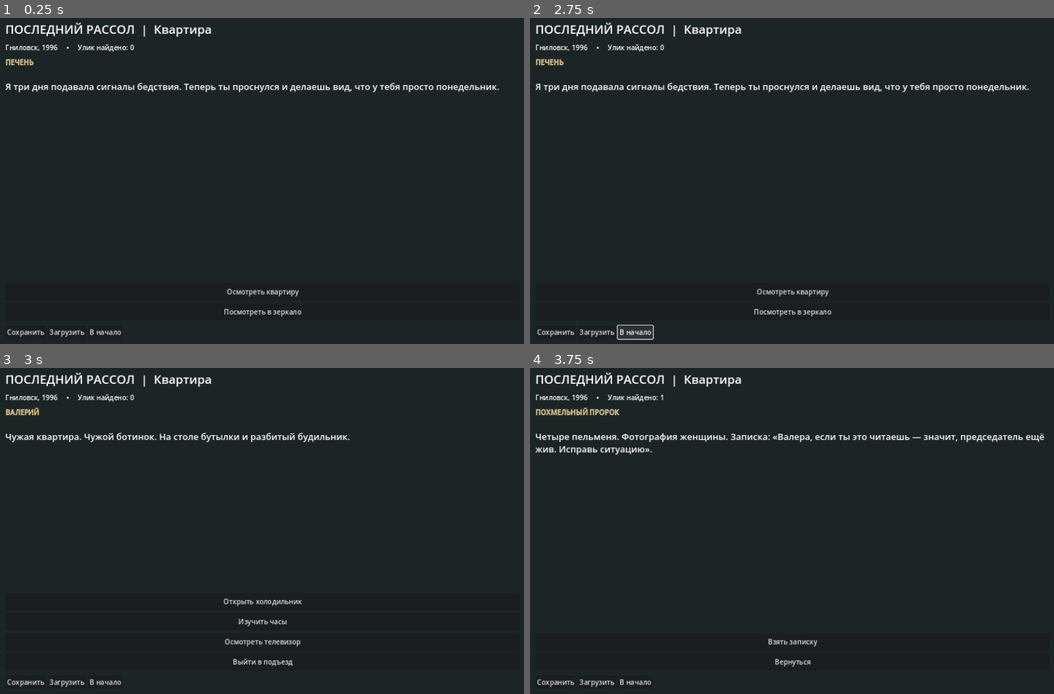
Above: before the commit, frames 1-4 (two rows, left to right).
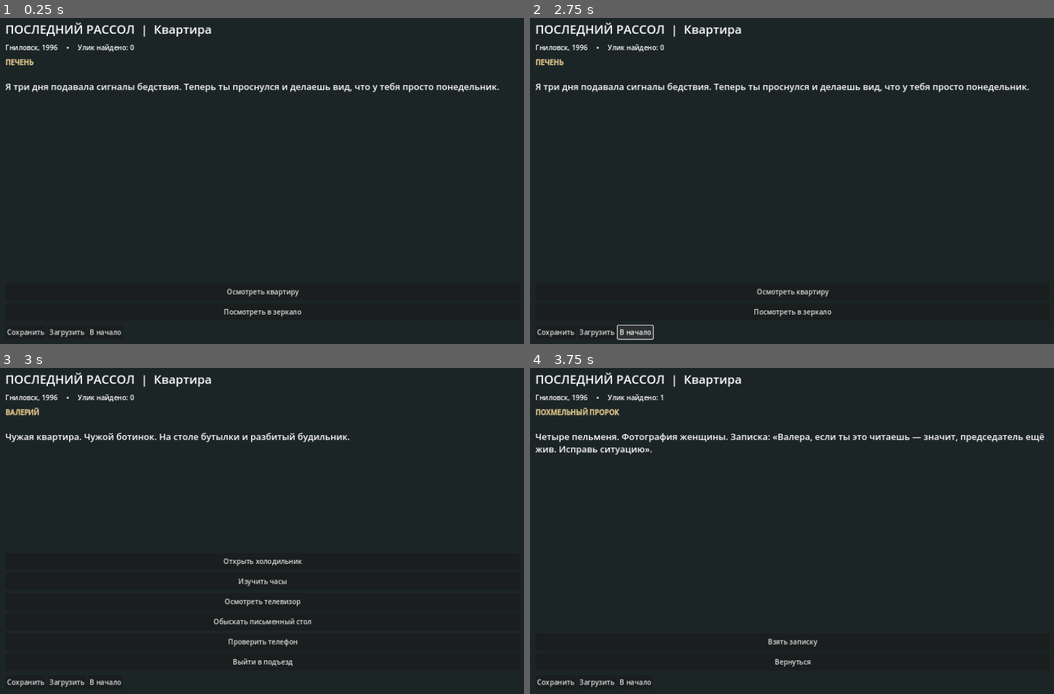
Above: after the commit, the same moments.

Repository: alexei228339/-
Game: Godot game, scene res://main.tscn
The game is run twice, just before and just after one commit, with the same random seed, the same clock (stepped at 60 frames per second) and the same inputs.
Inputs:
- Up to frame 1 (0.25 s): no input
- Up to frame 2 (2.75 s): click "Сохранить" at 0.5 s; click "Загрузить" at 1.25 s; click "В начало" at 2 s
- Up to frame 3 (3 s): click "Осмотреть квартиру" at 2.75 s
- Up to frame 4 (3.75 s): click "Открыть холодильник" at 3.5 s

Frames 1-2 are identical in both runs. In frame 3, 0.8% of the frame differs, in the area x 40-60%, y 58-86%; in frame 4, nothing differs.

Commit message:
Expand opening investigation with three outcomes and new evidence chains

Diff:
--- a/scripts/main.gd
+++ b/scripts/main.gd
@@ -12,7 +12,7 @@
 
 const DIALOGUES := {
  "intro": {"speaker":"ПЕЧЕНЬ", "text":"Я три дня подавала сигналы бедствия. Теперь ты проснулся и делаешь вид, что у тебя просто понедельник.", "options":[["Осмотреть квартиру","room"],["Посмотреть в зеркало","mirror"]]},
- "room":{"speaker":"ВАЛЕРИЙ","text":"Чужая квартира. Чужой б …(109 unchanged characters)… "watch"],["Осмотреть телевизор","tv"],["Выйти в подъезд","nyura"]]},
+ "room":{"speaker":"ВАЛЕРИЙ","text":"Чужая квартира. Чужой б …(109 unchanged characters)… "watch"],["Осмотреть телевизор","tv"],["Обыскать письменный стол","desk"],["Проверить телефон","telephone"],["Выйти в подъезд","nyura"]]},
  "mirror":{"speaker":"СТЫД","text":"Ну здравствуй, человек, которого до сих пор не объявили в розыск только из-за низкого качества фотографии.", "options":[["Вернуться","room"]]},
  "fridge":{"speaker":"ПОХМЕЛЬНЫЙ ПРОРОК","text":"Четыре пельменя. Фотография женщины. Записка: «Валера, если ты это читаешь — значит, председатель ещё жив. Исправь ситуацию».", "give":"Записка", "options":[["Взять записку","room"],["Вернуться","room"]]},
  "watch":{"speaker":"ОСТАТКИ ИНТЕЛЛИГЕНЦИИ","text":"Часы не твои. Стрелки остановились на 02:40. Вдруг этот час важнее всей остальной жизни?", "give":"Чужие часы", "options":[["Вернуться","room"]]},
@@ -20,17 +20,28 @@
  "nyura":{"speaker":"БАБА НЮРА","text":"Валерка! Ну и рожу тебе Господь сохранил. Вчера ты на похоронах был, а ночью председателя звал. Я в глазок видела!", "options":[["Кого хоронили?","funeral"],["Вы ничего не перепутали?","nyura_angry"],["Спуститься во двор","courtyard"]]},
  "funeral":{"speaker":"БАБА НЮРА","text":"Директора Сан Саныча. Только он на похоронах сам присутствовал. В тёмных очках. У нас в городе даже мёртвые без связей не проходят.", "give":"Показания Нюры", "options":[["Спуститься во двор","courtyard"],["Ещё вопросы","nyura"]]},
  "nyura_angry":{"speaker":"БАБА НЮРА","text":"Я сорок лет в этом подъезде живу! Я соседей по звуку шагов узнаю. А ты себя в зеркале — нет.", "options":[["Ладно. Во двор","courtyard"]]},
- "courtyard":{"speaker":"БЛАТНАЯ ИНТУИЦИЯ","text":"Двор пахн …(206 unchanged characters)… uard"],["Посмотреть улики","journal"],["Вернуться в подъезд","nyura"]]},
+ "courtyard":{"speaker":"БЛАТНАЯ ИНТУИЦИЯ","text":"Двор пахн …(206 unchanged characters)… uard"],["Посмотреть улики","journal"],["Составить предварительное заключение","conclusion"],["Вернуться в подъезд","nyura"]]},
  "tolik":{"speaker":"ТОЛИК «ДИПЛОМАТ»","text":"Валера, рад тебя видеть. У нас возникло дипломатическое недоразумение. Ты должен мне пять тысяч долларов.", "options":[["За что?","tolik_debt"],["У нас международные отношения?","tolik_joke"],["Пока, Толян","courtyard"]]},
- "tolik_debt":{"speaker":"ТОЛИК «ДИПЛОМАТ»","text":"Ты сам п …(166 unchanged characters)… ns":[["Что за папка?","tolik_folder"],["Отойти","courtyard"]]},
+ "tolik_debt":{"speaker":"ТОЛИК «ДИПЛОМАТ»","text":"Ты сам п …(166 unchanged characters)… ns":[["Что за папка?","tolik_folder"],["Попросить пересмотреть долг","tolik_proof"],["Отойти","courtyard"]]},
  "tolik_joke":{"speaker":"ТОЛИК «ДИПЛОМАТ»","text":"Разумеется. Я представляю министерство внутренних вопросов. Сейчас готовлю пакет санкций на твоё лицо.", "options":[["Ладно, про долг","tolik_debt"],["Отойти","courtyard"]]},
  "tolik_folder":{"speaker":"БЛАТНАЯ ИНТУИЦИЯ","text":"Он не про деньги говорит. Кто-то пытается заставить Валеру вспомнить бумаги, о которых удобнее молчать.", "options":[["Отойти","courtyard"]]},
- "zina":{"speaker":"ЗИНАИДА ПЕТРОВНА","text":"О! Наш покойни …(93 unchanged characters)… s":[["Какого покойника?","zina_dead"],["Что слышно о заводе?","zina_factory"],["Отойти","courtyard"]]},
+ "zina":{"speaker":"ЗИНАИДА ПЕТРОВНА","text":"О! Наш покойни …(93 unchanged characters)… s":[["Какого покойника?","zina_dead"],["Проверить историю с похоронными венками","market_note"],["Что слышно о заводе?","zina_factory"],["Отойти","courtyard"]]},
  "zina_dead":{"speaker":"ЗИНАИДА ПЕТРОВНА","text":"Того самого директора. Хоронили одного, а подпись от него сегодня пришла. У нас теперь всё с доставкой на дом.", "give":"Подпись после смерти", "options":[["Отойти","courtyard"]]},
  "zina_factory":{"speaker":"ЗИНАИДА ПЕТРОВНА","text":"Завод обанкротили, зато столовую хотят продать три раза. Рабочим зарплату тазиками выдали. Говорят, твоё имя в бумагах тоже имеется.", "give":"Слухи рынка", "options":[["Отойти","courtyard"]]},
- "eduard":{"speaker":"ЭДУАРД МАРКОВИЧ","text":"Валерий Аркад …(132 unchanged characters)… о знаете о директоре?","eduard_fact"],["Это философия?","eduard_philosophy"],["Отойти","courtyard"]]},
+ "eduard":{"speaker":"ЭДУАРД МАРКОВИЧ","text":"Валерий Аркад …(132 unchanged characters)… о знаете о директоре?","eduard_fact"],["Кто был у проходной в 02:40?","eduard_clock"],["Это философия?","eduard_philosophy"],["Отойти","courtyard"]]},
  "eduard_fact":{"speaker":"ЭДУАРД МАРКОВИЧ","text":"Последняя подпись директора датирована утром после его похорон. Факт, который не помещается ни в диалектику, ни в уголовное дело.", "give":"Дата подписи", "options":[["Отойти","courtyard"]]},
  "eduard_philosophy":{"speaker":"ЭДУАРД МАРКОВИЧ","text":"Нет, Валерий. Философия была у меня на кафедре. А это теперь трудовая биография.", "options":[["Отойти","courtyard"]]},
+ "desk":{"speaker":"ОСТАТКИ ИНТЕЛЛИГЕНЦИИ","text":"На столе грязные стаканы, расписка без суммы и удостоверение бывшего следователя Похмельцева. Подпись на расписке похожа на твою, но буквы выводил человек куда более трезвый.","give":"Расписка без суммы","options":[["Сопоставить расписку с часами","reconstruct"],["Вернуться к осмотру","room"]]},
+ "telephone":{"speaker":"ТЕЛЕФОН","text":"Аппарат молчит. Под ним лежит бумажка: «Козлов, 02:40, не звонить из квартиры». Номер записан твоим почерком. На обратной стороне — слово «председатель».","give":"Телефонная записка","options":[["Попытаться вспомнить ночь","reconstruct"],["Вернуться","room"]]},
+ "reconstruct":{"speaker":"СТЫД","text":"Если собрать всё вместе, получится ночь, о которой ты старательно забываешь. Но для настоящей версии нужны часы, записка и показания свидетеля.","options":[["Сопоставить известные факты","reconstruction_result"],["Вернуться к поискам","room"]]},
+ "reconstruction_result":{"speaker":"БЛАТНАЯ ИНТУИЦИЯ","text":"02:40. Разбитый будильник. Чужие часы. Кто-то позвонил Козлову, а потом устроил похороны. Пока фактов мало, чтобы уверенно назвать убийцу.","options":[["К бабе Нюре","nyura"],["Снова осмотреть квартиру","room"]]},
+ "market_note":{"speaker":"ЗИНАИДА ПЕТРОВНА","text":"Сама видела: вчера привезли венки к заводу. Счёт выписали на столовую, а похоронные деньги взяли из кассы рабочего общежития. Хоть бы стеснялись воровать у мёртвых.","give":"Счёт за венки","options":[["Спросить про директора","zina_dead"],["Отойти","courtyard"]]},
+ "tolik_proof":{"speaker":"ТОЛИК «ДИПЛОМАТ»","text":"Ладно, Валера. Если найдёшь настоящую подпись на заводском приказе, долг пересчитаем. Я не благотворительная организация. Я организация с международными амбициями.","give":"Условие Толика","options":[["Что за папка?","tolik_folder"],["Отойти","courtyard"]]},
+ "eduard_clock":{"speaker":"ЭДУАРД МАРКОВИЧ","text":"В два сорок я видел, как машина председателя стояла у задней проходной. Но не берите мои слова за истину: после закрытия института я даже времени не очень доверяю.","give":"Свидетельство профессора","options":[["Что вы знаете о директоре?","eduard_fact"],["Отойти","courtyard"]]},
+ "conclusion":{"speaker":"ПОСЛЕДНЯЯ СОВЕСТЬ","text":"У тебя есть достаточно причин сомневаться в официальной версии похорон. Теперь придётся решить, кого предупредить первым и готов ли ты поставить под угрозу свидетелей.","options":[["Передать находки Зинаиде","ending_zina"],["Пойти к Толику с уликами","ending_tolik"],["Сохранить документы до встречи с майором","ending_police"],["Пока не решать","courtyard"]]},
+ "ending_zina":{"speaker":"ЗИНАИДА ПЕТРОВНА","text":"Я рабочим передам. Только по именам никого не называй, понял? Людей у нас увольняют даже с заводов, которых уже не существует.","give":"Решение: рабочие предупреждены","options":[["Продолжить осмотр города","courtyard"]]},
+ "ending_tolik":{"speaker":"ТОЛИК «ДИПЛОМАТ»","text":"Значит, ты решил разговаривать по-взрослому. Положи бумагу на капот. С этого момента нас обоих могут пригласить на очень невежливую встречу.","give":"Решение: Толик получил сведения","options":[["Вернуться во двор","courtyard"]]},
+ "ending_police":{"speaker":"БЛАТНАЯ ИНТУИЦИЯ","text":"Оставить всё себе — пока что самый разумный способ не оказаться в багажнике. Но кому теперь можно доверять майору Козлову — большой вопрос.","give":"Решение: документы сохранены","options":[["Вернуться во двор","courtyard"]]},
  "journal":{"speaker":"ЖУРНАЛ РАССЛЕДОВАНИЯ","text":"Собрано улик: {evidence}. Главный вопрос: кого похоронили, если директор продолжает подписывать документы?", "options":[["Вернуться во двор","courtyard"]]}
 }
 func _ready() -> void:
@@ -76,7 +87,7 @@
  if data.has("give"):
   evidence[str(data["give"])] = true
  if id in ["nyura","funeral"]: location = 1
- if id in ["courtyard","tolik","tolik_debt","tolik_joke","tolik_folder","zina","zina_dead","zina_factory","eduard","eduard_fact","eduard_philosophy","journal"]: location = 2
+ if id in ["courtyard","tolik","tolik_debt","tolik_joke","tolik_folder","tolik_proof","zina","zina_dead","zina_factory","market_note","eduard","eduard_fact","eduard_philosophy","eduard_clock","journal","conclusion","ending_zina","ending_tolik","ending_police"]: location = 2
  heading.text = "ПОСЛЕДНИЙ РАССОЛ  |  " + LOCATIONS[location]
  status.text = "Гниловск, 1996     •     Улик найдено: " + str(evidence.size())
  var message: String = str(data["text"]).replace("{evidence}",", ".join(PackedStringArray(evidence.keys())))
@@ -91,7 +102,7 @@
   b.pressed.connect(func(): show_node(target))
 func save_game() -> void:
  var f := FileAccess.open("user://last_pickle_save.json", FileAccess.WRITE)
- if f: f.store_string(JSON.stringify({"node":node_id,"evidence":evidence}))
+ if f: f.store_string(JSON.stringify({"version":2,"node":node_id,"evidence":evidence,"flags":flags}))
 func load_game() -> void:
  if not FileAccess.file_exists("user://last_pickle_save.json"): return
  var f := FileAccess.open("user://last_pickle_save.json",FileAccess.READ)
@@ -99,4 +110,5 @@
  var parsed: Variant = JSON.parse_string(f.get_as_text())
  if typeof(parsed) != TYPE_DICTIONARY: return
  evidence = parsed.get("evidence",{})
+ flags = parsed.get("flags",{})
  show_node(str(parsed.get("node","intro")))
